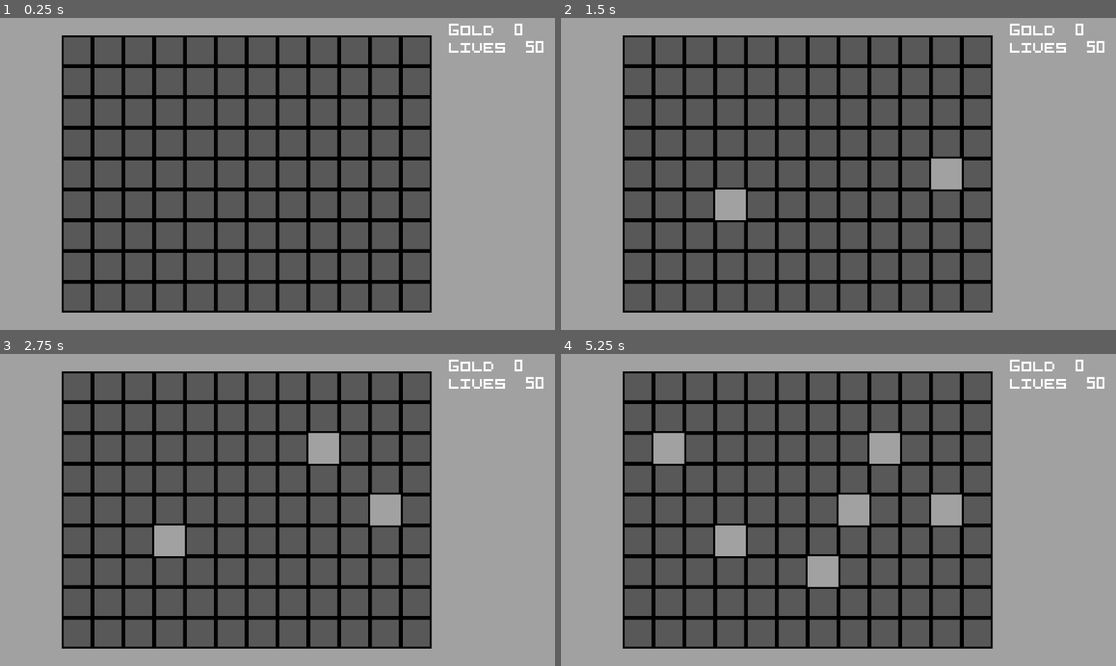
Above: before the commit, frames 1-4 (two rows, left to right).
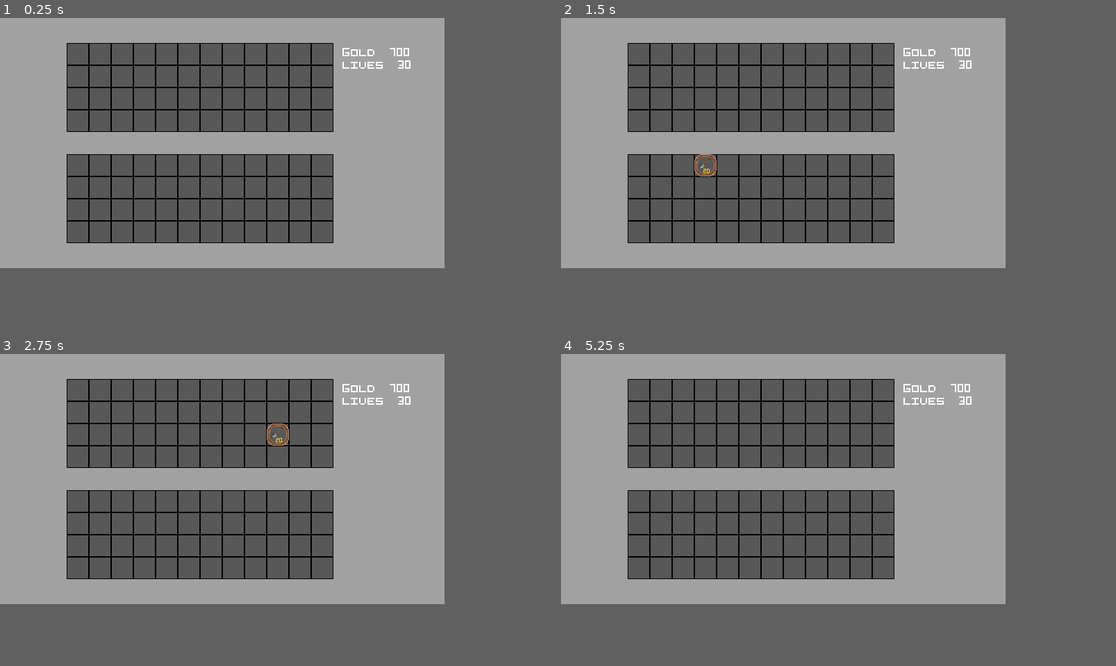
Above: after the commit, the same moments.

Repository: WolFang1038/dragon_defender
Game: Godot game, scene res://scenes/Game.tscn
Two runs of this game, one before a commit and one after it. Both use one fixed random seed, a clock stepped at 60 frames per second and the inputs below.
Inputs (mouse positions are in pixels of both pictures, inside the frame that each line leads up to):
- Up to frame 1 (0.25 s): no input
- Up to frame 2 (1.5 s): tap Enter at 0.5 s; move the mouse to (960, 158) at 0.52 s; click (960, 158) at 0.67 s; tap Space at 1.25 s; move the mouse to (727, 189) at 1.27 s; click (727, 189) at 1.42 s
- Up to frame 3 (2.75 s): tap Enter at 2 s; move the mouse to (333, 441) at 2.02 s; click (333, 441) at 2.17 s
- Up to frame 4 (5.25 s): tap Space at 2.75, 4.25 s; move the mouse to (810, 572) at 2.77 s; click (810, 572) at 2.92 s; tap Enter at 3.5 s; move the mouse to (1005, 556) at 3.52 s; click (1005, 556) at 3.67 s; move the mouse to (672, 463) at 4.27 s; click (672, 463) at 4.42 s; move the mouse to (866, 510) at 5.02 s; click (866, 510) at 5.17 s
In our replay, the window is 799x449 before the commit and 640x360 after it. These sizes can differ from the game's own. Grey fills any space a smaller window leaves; there, only what the larger window draws over its background counts as a difference.

The runs differ from the first frame. In frame 1, 40% of the frame differs, in the area x 11-98%, y 1-95%; in frame 2, 40%; in frame 3, 41%; in frame 4, 41%.

Commit message:
Tile Digging

Diff:
--- a/project.godot
+++ b/project.godot
@@ -15,6 +15,17 @@
 config/features=PackedStringArray("4.4", "Forward Plus")
 config/icon="res://icon.svg"
 
+[autoload]
+
+GameManager="*res://scripts/game_manager.gd"
+
+[display]
+
+window/size/viewport_width=640
+window/size/viewport_height=360
+window/size/mode=3
+window/stretch/mode="viewport"
+
 [input]
 
 left_click={
--- a/scenes/Game.tscn
+++ b/scenes/Game.tscn
@@ -10,52 +10,60 @@
 
 [sub_resource type="TileSetAtlasSource" id="TileSetAtlasSource_g4kob"]
 texture = ExtResource("3_kiw3p")
+texture_region_size = Vector2i(32, 32)
+4:0/size_in_atlas = Vector2i(2, 2)
+4:0/0 = 0
+0:2/size_in_atlas = Vector2i(2, 2)
+0:2/0 = 0
+2:2/size_in_atlas = Vector2i(2, 2)
+2:2/0 = 0
 0:0/0 = 0
 1:0/0 = 0
+2:0/0 = 0
 0:1/0 = 0
 1:1/0 = 0
 
 [sub_resource type="TileSet" id="TileSet_qy1jj"]
+tile_size = Vector2i(32, 32)
 sources/0 = SubResource("TileSetAtlasSource_g4kob")
 
 [node name="Game" type="Node2D"]
 script = ExtResource("1_aug50")
 
 [node name="Camera2D" type="Camera2D" parent="."]
-zoom = Vector2(4, 4)
 
 [node name="Background" type="Sprite2D" parent="."]
 z_index = -1
-scale = Vector2(0.815972, 0.815972)
+position = Vector2(16, -5)
+scale = Vector2(1.64844, 1.45833)
 texture = ExtResource("1_cpr0p")
 
 [node name="TileMap" type="TileMap" parent="."]
-position = Vector2(-112, -72)
+position = Vector2(-224, -144)
 tile_set = SubResource("TileSet_qy1jj")
 format = 2
-layer_0/tile_data = PackedInt32Array(0, 0, 0, 196608, 0, 0,  …(151 unchanged characters)… 1073, 0, 0, 196609, 0, 0, 196610, 0, 0, 262144, 0, 0, 131076, 0, 0, 65540, 0, 0, 4, 0, 0, 5, 0, 0, 327680, 0, 0, 393216, 0, 0, 458752, 0, 0, 6, 0, 0, 7, 0, 0, 8, 0, 0, 10, 0, 0, 11, 0, 0, 9, 0, 0, 458753, 0, 0, 458754, 0, 0, 458755, 0, 0, 458756, 0, 0, 458757, 0, 0, 458758, 0, 0, 458759, 0, 0, 458760, 0, 0, 458761, 0, 0, 458762, 0, 0, 458763, 0, 0, 393227, 0, 0, 327691, 0, 0, 262155, 0, 0, 196619, 0, 0, 131083, 0, 0, 65547, 0, 0, 65546, 0, 0, 65545, 0, 0, 65544, 0, 0, 65543, 0, 0, 65542, 0, 0, 65541, 0, 0, 131078, 0, 0, 131079, 0, 0, 131080, 0, 0, 131077, 0, 0, 131081, 0, 0, 131082, 0, 0, 196615, 0, 0, 196616, 0, 0, 196617, 0, 0, 196614, 0, 0, 196613, 0, 0, 196618, 0, 0, 262153, 0, 0, 327689, 0, 0, 327690, 0, 0, 262154, 0, 0, 262152, 0, 0, 262151, 0, 0, 262150, 0, 0, 262149, 0, 0, 262148, 0, 0, 262147, 0, 0, 262146, 0, 0, 262145, 0, 0, 327681, 0, 0, 327682, 0, 0, 3276 …(387 unchanged characters)…
+layer_0/tile_data = PackedInt32Array(0, 0, 0, 196608, 0, 0,  …(151 unchanged characters)… 1073, 0, 0, 196609, 0, 0, 196610, 0, 0, 131076, 0, 0, 65540, 0, 0, 4, 0, 0, 5, 0, 0, 327680, 0, 0, 393216, 0, 0, 458752, 0, 0, 6, 0, 0, 7, 0, 0, 8, 0, 0, 10, 0, 0, 11, 0, 0, 9, 0, 0, 458753, 0, 0, 458754, 0, 0, 458755, 0, 0, 458756, 0, 0, 458757, 0, 0, 458758, 0, 0, 458759, 0, 0, 458760, 0, 0, 458761, 0, 0, 458762, 0, 0, 458763, 0, 0, 393227, 0, 0, 327691, 0, 0, 196619, 0, 0, 131083, 0, 0, 65547, 0, 0, 65546, 0, 0, 65545, 0, 0, 65544, 0, 0, 65543, 0, 0, 65542, 0, 0, 65541, 0, 0, 131078, 0, 0, 131079, 0, 0, 131080, 0, 0, 131077, 0, 0, 131081, 0, 0, 131082, 0, 0, 196615, 0, 0, 196616, 0, 0, 196617, 0, 0, 196614, 0, 0, 196613, 0, 0, 196618, 0, 0, 327689, 0, 0, 327690, 0, 0, 327681, 0, 0, 327682, 0, 0, 3276 …(387 unchanged characters)…
 script = ExtResource("4_400sg")
 
-[node name="GameManager" type="Node" parent="."]
+[node name="Text" type="Node" parent="."]
 
-[node name="GoldCount" type="Label" parent="GameManager"]
-offset_left = 89.0
-offset_top = -79.0
-offset_right = 140.0
-offset_bottom = -70.0
+[node name="GoldCount" type="Label" parent="."]
+offset_left = 173.0
+offset_top = -139.0
+offset_right = 249.0
+offset_bottom = -125.0
 theme_override_fonts/font = ExtResource("3_cpr0p")
-theme_override_font_sizes/font_size = 8
+theme_override_font_sizes/font_size = 16
 text = "Gold     x"
 script = ExtResource("2_s0nni")
 
-[node name="LivesCount" type="Label" parent="GameManager"]
-offset_left = 89.0
-offset_top = -70.0
-offset_right = 138.0
-offset_bottom = -61.0
+[node name="LivesCount" type="Label" parent="."]
+offset_left = 173.0
+offset_top = -121.0
+offset_right = 271.0
+offset_bottom = -90.0
 theme_override_fonts/font = ExtResource("3_cpr0p")
-theme_override_font_sizes/font_size = 8
-text = "Lives  100"
+theme_override_font_sizes/font_size = 16
+text = "Lives  20
+"
 script = ExtResource("3_s0nni")
-
-[node name="Text" type="Node" parent="."]
--- /dev/null
+++ b/scripts/game_manager.gd
@@ -0,0 +1,13 @@
+extends Node
+
+var gold = 100
+var lives = 30
+var gold_count = null
+
+func register_gold_label(label_node):
+	gold_count = label_node
+	_update_gold(0)  # Ensure label updates immediately
+
+func _update_gold(gold_difference):
+	gold += gold_difference
+	gold_count.text = "Gold     " + str(gold)
--- a/scripts/gold_count.gd
+++ b/scripts/gold_count.gd
@@ -1,6 +1,4 @@
 extends Label
 
-var gold = 0
-
 func _ready():
-	text = "Gold     "+str(gold)
+	GameManager.register_gold_label(self)
--- a/scripts/lives_count.gd
+++ b/scripts/lives_count.gd
@@ -1,6 +1,4 @@
 extends Label
 
-var lives = 50
-
 func _ready():
-	text = "lives     "+str(lives)
+	text = "lives     "+str(GameManager.lives)
--- a/scripts/tile_map.gd
+++ b/scripts/tile_map.gd
@@ -1,18 +1,20 @@
 extends TileMap
-
 
 const tile_ids = {
 	"CAVE": Vector2i(0,0),
-	"BOOST": Vector2i(1,0),
-	"OBSTRUCT": Vector2i(0,1),
-	"CLEAR": Vector2i(1,1),
+	"OBSTRUCT": Vector2i(1,0),
+	"DIG": Vector2i(2,0),
+	"BOOST": Vector2i(0,1),
+	"CLEAR": Vector2i(1,1)
 }
 
 func clear_tile_at(x: int, y: int):
-	print("test",x,y)
 	var tile_pos = Vector2i(x, y)
 	var current_coords = get_cell_atlas_coords(0, tile_pos)
 	if current_coords == tile_ids["CAVE"]:
+		set_cell(0, tile_pos, 0, tile_ids["DIG"])
+	elif current_coords == tile_ids["DIG"] and GameManager.gold >= 20:
+		GameManager._update_gold(-20)
 		set_cell(0, tile_pos, 0, tile_ids["CLEAR"])
 
 
@@ -21,3 +23,7 @@
 		if event.button_index == MOUSE_BUTTON_LEFT:
 			var tile_coords = local_to_map(to_local(get_global_mouse_position()))
 			clear_tile_at(tile_coords.x,tile_coords.y)
+			for pos in get_used_cells(0):
+				var atlas_coords = get_cell_atlas_coords(0,pos)
+				if atlas_coords == Vector2i(2,0) and pos != tile_coords:
+					set_cell(0,pos, 0, tile_ids["CAVE"])
Binary file added: assets/pngs/dig_token.png
Not shown, added: assets/pngs/dig_token.png.import
Binary file changed: assets/pngs/walls.png
Not shown, added: scripts/game_manager.gd.uid
